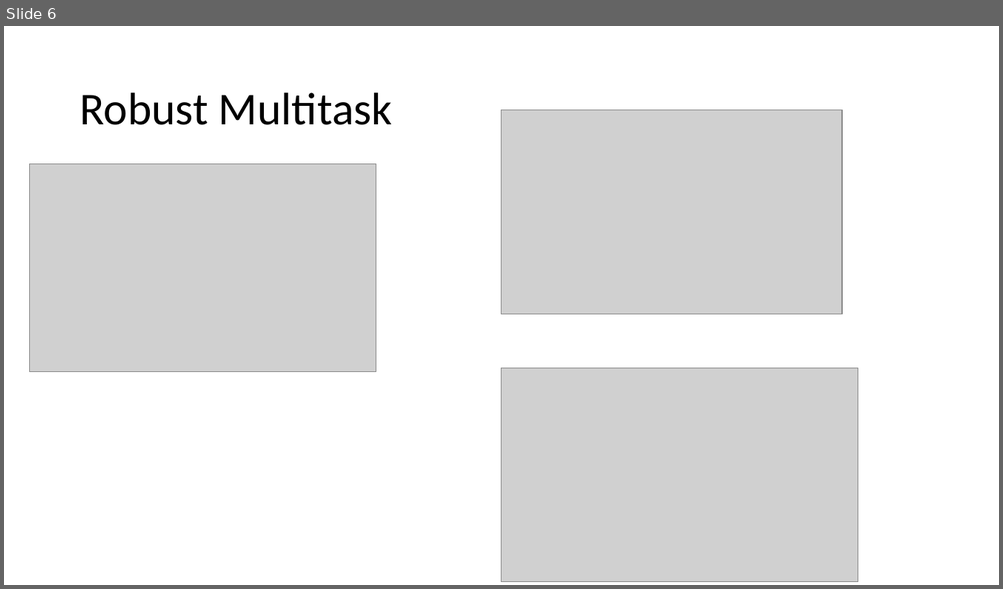
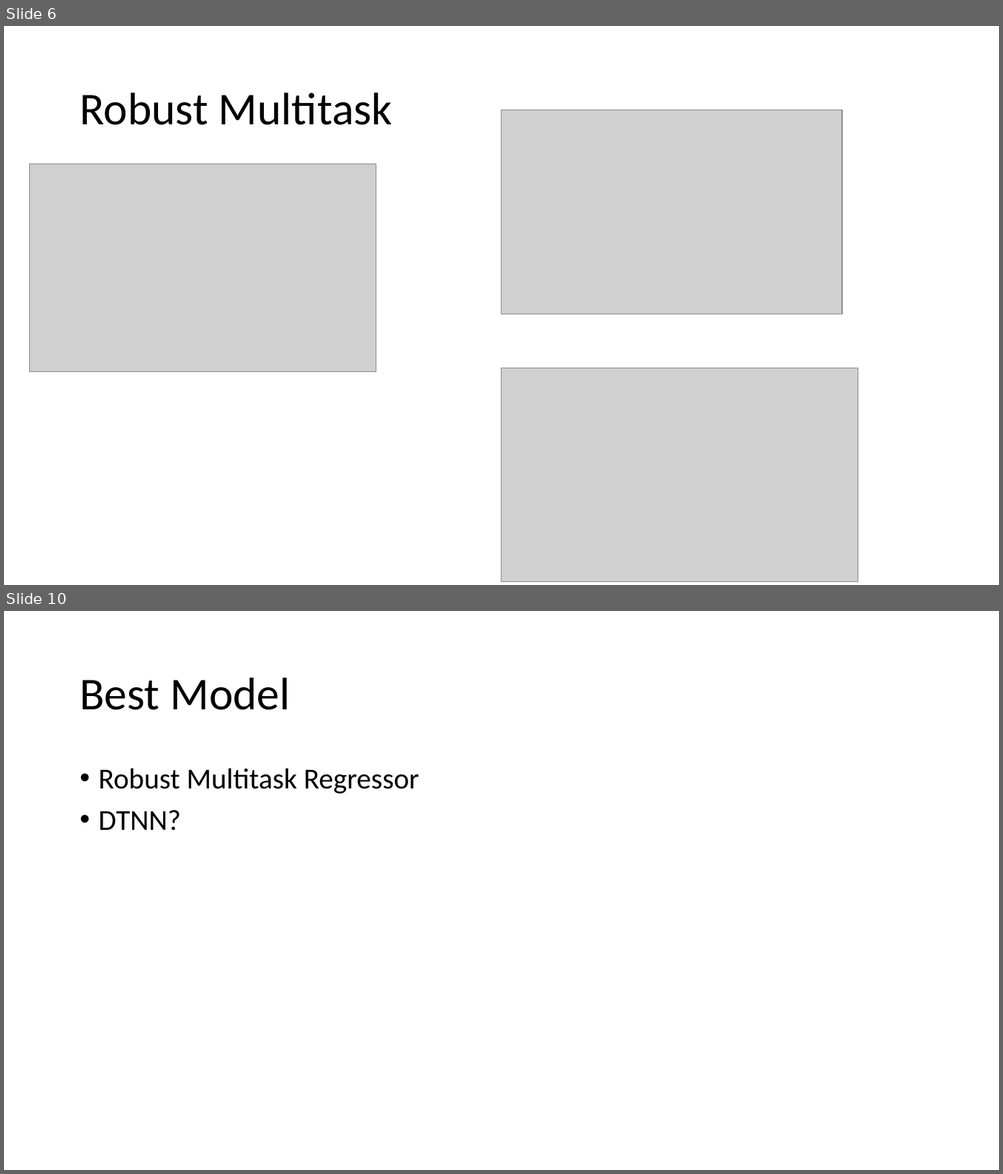
Before and after one commit to Ian-McCleary/chem-ml-research, a slide deck: statsreport.pptx. Shown one above the other, each under a label of ours: slide 6 before the commit, slides 6 and 10 after it; the slides between them are not shown. The pictures are 1003x589 and 1003x1174 pixels, drawn with LibreOffice and Linux fonts; fonts in the diff are those of the drawing; grey boxes stand for pictures. Boxes give left, top, right and bottom in pixels: in the first picture for what was removed or moved away, otherwise in the second. Text is boxed around its words. In the diff, an @@ line names an element or a change of style, - is before the commit and + after.

```diff
--- a/statsreport.pptx
+++ b/statsreport.pptx
@@ slide 10 added at box(4, 611, 999, 1170), background #FFFFFF @@
@@ title added at box(79, 678, 290, 710), 44 pt, text #000000 @@
+Best Model
@@ text added at box(99, 768, 419, 831), 28 pt, text #000000 @@
+• Robust Multitask Regressor
+• DTNN?
```
Also in this commit, not shown: 4 slides changed, 3 other slides added, 1 slide removed, 6 other files.
